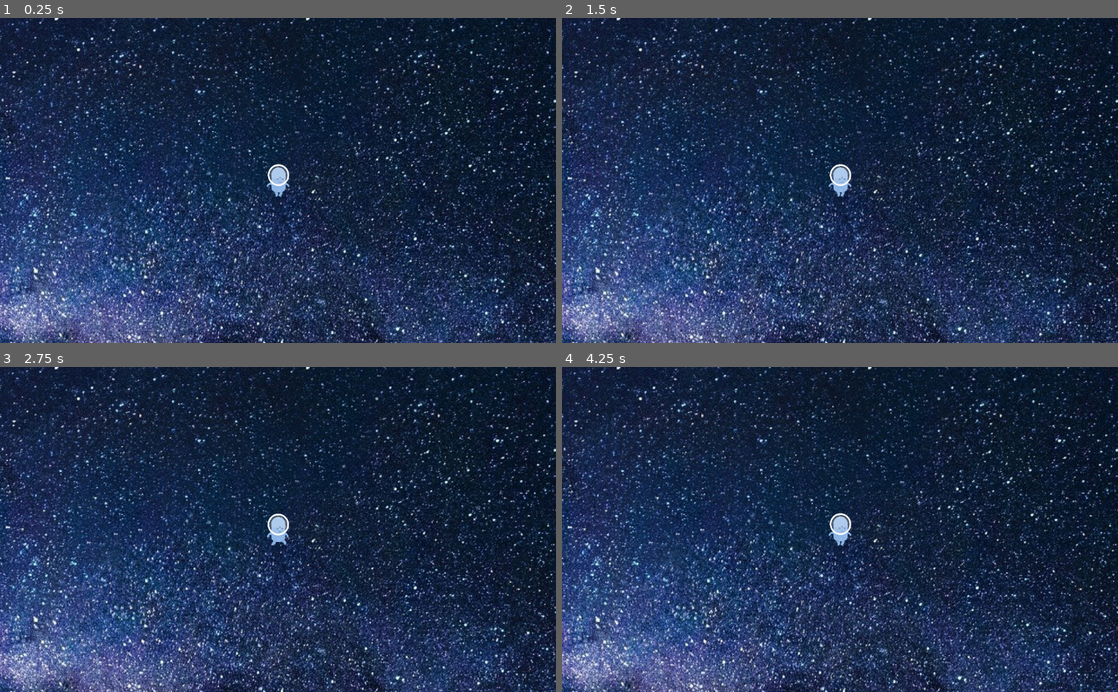
Above: before the commit, frames 1-4 (two rows, left to right).
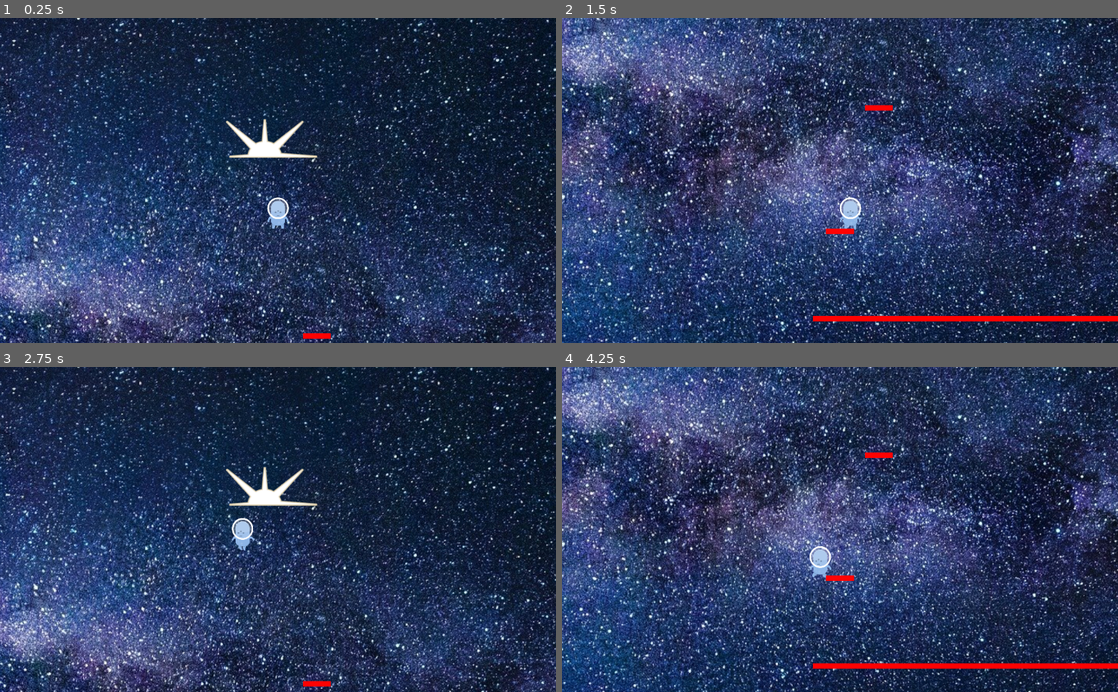
Above: after the commit, the same moments.

Repository: jimmmyl/1r-joc
Game: Godot game, scene res://godot/escena1.tscn
The game is run twice, just before and just after one commit, with the same random seed, the same clock (stepped at 60 frames per second) and the same inputs. This scene is started directly instead of the project's main scene.
Inputs:
- Up to frame 1 (0.25 s): no input
- Up to frame 2 (1.5 s): hold Down (baixa) 0.53-1.28 s; tap Right (mou dreta) at 1.35 s
- Up to frame 3 (2.75 s): tap Enter at 2 s; hold Left (mou esquerra) from 2.03 s (still down)
- Up to frame 4 (4.25 s): release Left (mou esquerra) at 2.78 s; tap Up (puja) at 2.85 s; hold Down (baixa) from 3.53 s (still down)

The runs differ from the first frame. In frame 1, 37% of the frame differs, in the area x 0-100%, y 0-100%; in frame 2, 67%; in frame 3, 37%; in frame 4, 67%.
Error before the commit: Parse Error: Expected identifier as member (res://godot/cosmoviment.gd:8)

Commit message:
28/3
portal editar

Diff:
--- a/godot/cosmoviment.gd
+++ b/godot/cosmoviment.gd
@@ -5,7 +5,7 @@
 var gravetat = Vector2.DOWN * 980
 var salt = Vector2.UP * 500
 var doble_salt = 2
-var positio = KinematicBody.(35,0)
+var positio = Vector2(10,0)
 
 
 
@@ -57,6 +57,8 @@
 
 
 
-func _on_Area2D2_area_shape_exited(body):
-	if position.y < -500:
-		positio
+
+
+
+func _on_Area2D2_body_exited(body):
+	position = positio
--- a/godot/cosmoviment.tscn
+++ b/godot/cosmoviment.tscn
@@ -7,11 +7,6 @@
 
 [sub_resource type="SpriteFrames" id=1]
 animations = [ {
-"frames": [ ExtResource( 3 ) ],
-"loop": true,
-"name": "salta",
-"speed": 5.0
-}, {
 "frames": [ ExtResource( 4 ), ExtResource( 1 ) ],
 "loop": true,
 "name": "camina",
@@ -20,6 +15,11 @@
 "frames": [ ExtResource( 2 ) ],
 "loop": true,
 "name": "quiet",
+"speed": 5.0
+}, {
+"frames": [ ExtResource( 3 ) ],
+"loop": true,
+"name": "salta",
 "speed": 5.0
 } ]
 
--- a/godot/escena1.tscn
+++ b/godot/escena1.tscn
@@ -1,12 +1,28 @@
-[gd_scene load_steps=6 format=2]
+[gd_scene load_steps=14 format=2]
 
 [ext_resource path="res://1625062331495_milky_way_2695569_1920_6178.jpg" type="Texture" id=1]
 [ext_resource path="res://godot/cosmoviment.tscn" type="PackedScene" id=2]
 [ext_resource path="res://terra.tscn" type="PackedScene" id=3]
 [ext_resource path="res://godot/cosmoviment.gd" type="Script" id=4]
+[ext_resource path="res://godot/laserBlue_groundBurst.png" type="Texture" id=5]
+[ext_resource path="res://godot/laserBeige_burst.png" type="Texture" id=6]
+[ext_resource path="res://godot/laserBeige3.png" type="Texture" id=7]
+[ext_resource path="res://godot/laserBlue_burst.png" type="Texture" id=8]
+[ext_resource path="res://godot/laserBlue3.png" type="Texture" id=9]
+[ext_resource path="res://godot/laserBeige_groundBurst.png" type="Texture" id=10]
 
 [sub_resource type="RectangleShape2D" id=1]
 extents = Vector2( 512, 301.5 )
+
+[sub_resource type="CapsuleShape2D" id=2]
+
+[sub_resource type="SpriteFrames" id=3]
+animations = [ {
+"frames": [ ExtResource( 10 ), ExtResource( 8 ), ExtResource( 6 ), ExtResource( 9 ), ExtResource( 5 ), ExtResource( 7 ) ],
+"loop": true,
+"name": "default",
+"speed": 5.0
+} ]
 
 [node name="Node2D" type="Node2D"]
 
@@ -43,8 +59,15 @@
 position = Vector2( 85, 241 )
 scale = Vector2( 2, 1 )
 
-[node name="Area2D" type="Area2D" parent="."]
+[node name="Area2D3" type="Area2D" parent="."]
 
-[node name="CollisionShape2D" type="CollisionShape2D" parent="Area2D"]
+[node name="CollisionShape2D" type="CollisionShape2D" parent="Area2D3"]
+rotation = 1.5708
+shape = SubResource( 2 )
 
-[connection signal="body_shape_exited" from="Area2D2" to="KinematicBody2D" method="_on_Area2D2_body_shape_exited"]
+[node name="AnimatedSprite" type="AnimatedSprite" parent="Area2D3"]
+position = Vector2( 27, -14 )
+scale = Vector2( 0.686047, 0.641026 )
+frames = SubResource( 3 )
+
+[connection signal="body_exited" from="Area2D2" to="KinematicBody2D" method="_on_Area2D2_body_exited"]
--- a/godot/introescena.tscn
+++ b/godot/introescena.tscn
@@ -12,7 +12,7 @@
 
 [node name="SenseTítol" type="Sprite" parent="."]
 position = Vector2( 472, 236 )
-scale = Vector2( 0.653646, 0.734592 )
+scale = Vector2( 0.667, 0.735 )
 texture = ExtResource( 1 )
 
 [node name="KinematicBody2D" parent="." instance=ExtResource( 2 )]
@@ -24,6 +24,9 @@
 position = Vector2( 513, 590 )
 scale = Vector2( 57, 1 )
 
+[node name="Sprite" type="Sprite" parent="terra"]
+position = Vector2( -0.25, 0 )
+
 [node name="terra3" parent="." instance=ExtResource( 3 )]
 position = Vector2( 296, 426 )
 scale = Vector2( 2, 1 )
@@ -34,4 +37,18 @@
 position = Vector2( 514, 221.5 )
 shape = SubResource( 1 )
 
+[node name="terra2" parent="." instance=ExtResource( 3 )]
+position = Vector2( 510, -29 )
+scale = Vector2( 57, 1 )
+
+[node name="terra4" parent="." instance=ExtResource( 3 )]
+position = Vector2( -5, 282 )
+rotation = 1.5708
+scale = Vector2( 35, 1 )
+
+[node name="terra5" parent="." instance=ExtResource( 3 )]
+position = Vector2( 1029, 279 )
+rotation = 1.5708
+scale = Vector2( 35, 1 )
+
 [connection signal="body_entered" from="Area2D" to="KinematicBody2D" method="_on_Area2D_body_entered"]
Binary file added: godot/laserBeige1.png
Not shown, added: godot/laserBeige1.png.import
Binary file added: godot/laserBeige2.png
Not shown, added: godot/laserBeige2.png.import
Binary file added: godot/laserBeige3.png
Not shown, added: godot/laserBeige3.png.import
Binary file added: godot/laserBeige_burst.png
Not shown, added: godot/laserBeige_burst.png.import
Binary file added: godot/laserBeige_groundBurst.png
Not shown, added: godot/laserBeige_groundBurst.png.import
Binary file added: godot/laserBlue1.png
Not shown, added: godot/laserBlue1.png.import
(and 11 more such lines)
